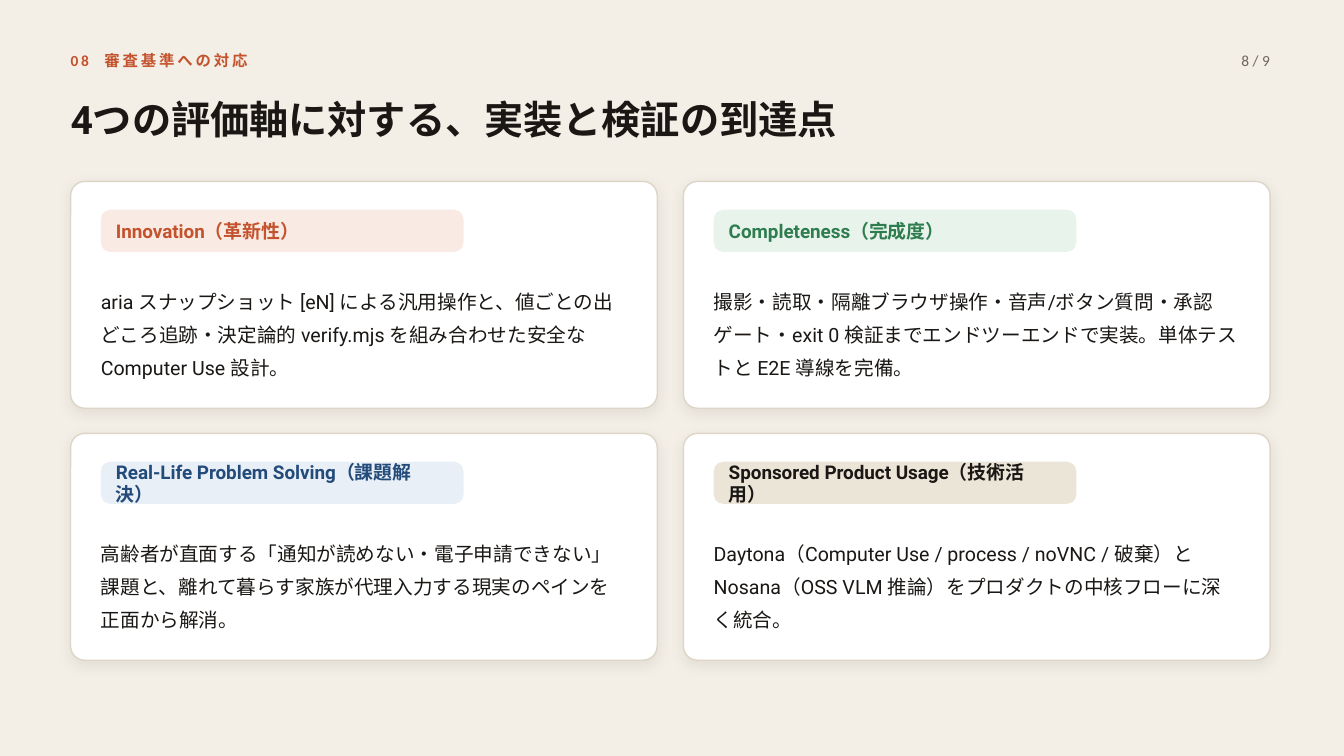
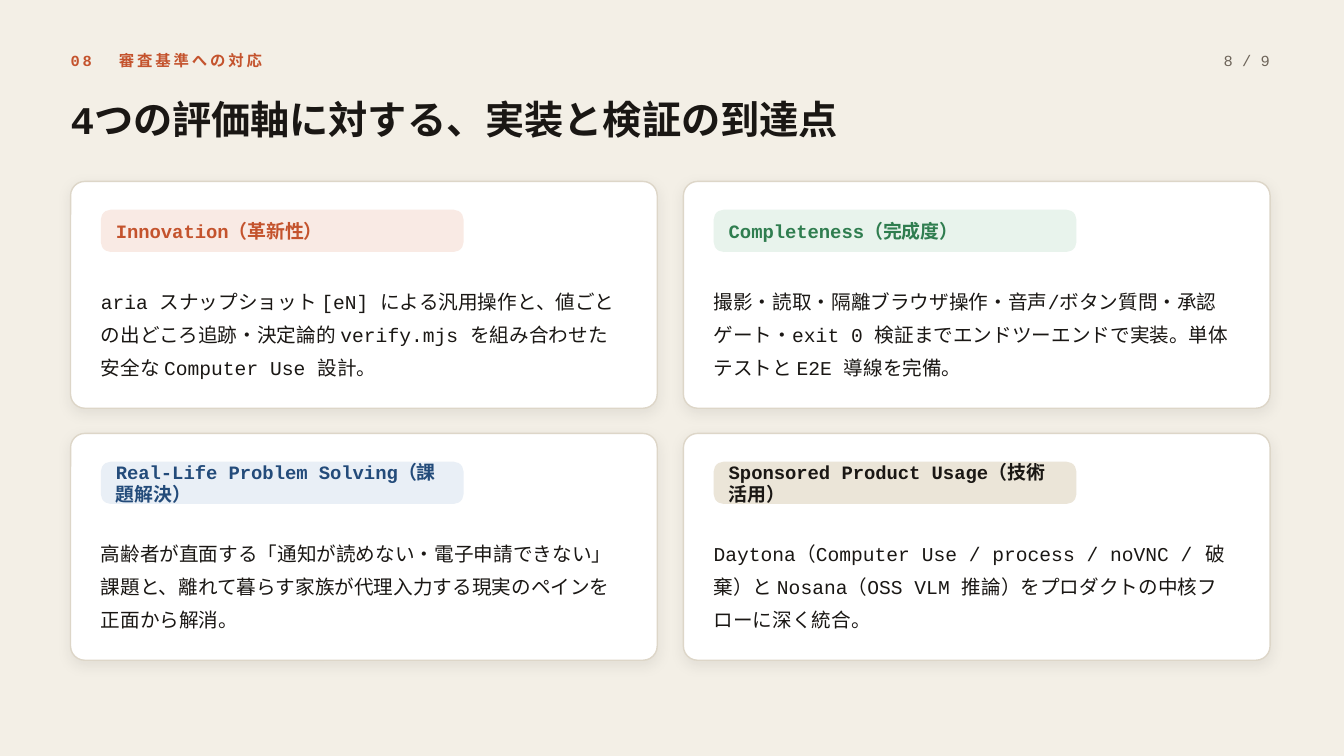
Before and after one commit to buddypia/DaytonaHackSprintTokyo, a slide deck: slide 8 of submission/omakase-tetsuzuki-3min.pptx. Drawn at 1344x756 pixels with LibreOffice and Linux fonts; fonts in the diff are those of the drawing. Boxes give left, top, right and bottom in pixels: in the first picture for what was removed or moved away, otherwise in the second. Text is boxed around its words. In the diff, an @@ line names an element or a change of style, - is before the commit and + after.

Commit message:
feat: upload submission decks, AI review, demo footage, and JP font fallback

```diff
--- a/submission/omakase-tetsuzuki-3min.pptx
+++ b/submission/omakase-tetsuzuki-3min.pptx
@@ text "08 審査基準への対応" at box(71, 53, 262, 68): font Calibri to Courier New @@
@@ text "8 / 9" at box(1224, 56, 1270, 66): font Calibri to Courier New @@
@@ font Roboto to Courier New in 8 elements at box(71, 106, 838, 138), box(116, 225, 323, 240), box(101, 292, 614, 379), box(729, 225, 959, 242), box(714, 292, 1228, 377), box(116, 465, 436, 503), box(729, 465, 1045, 503), box(714, 544, 1225, 629) @@
```
Also in this commit, not shown: 8 other slides changed, 19 other files.
